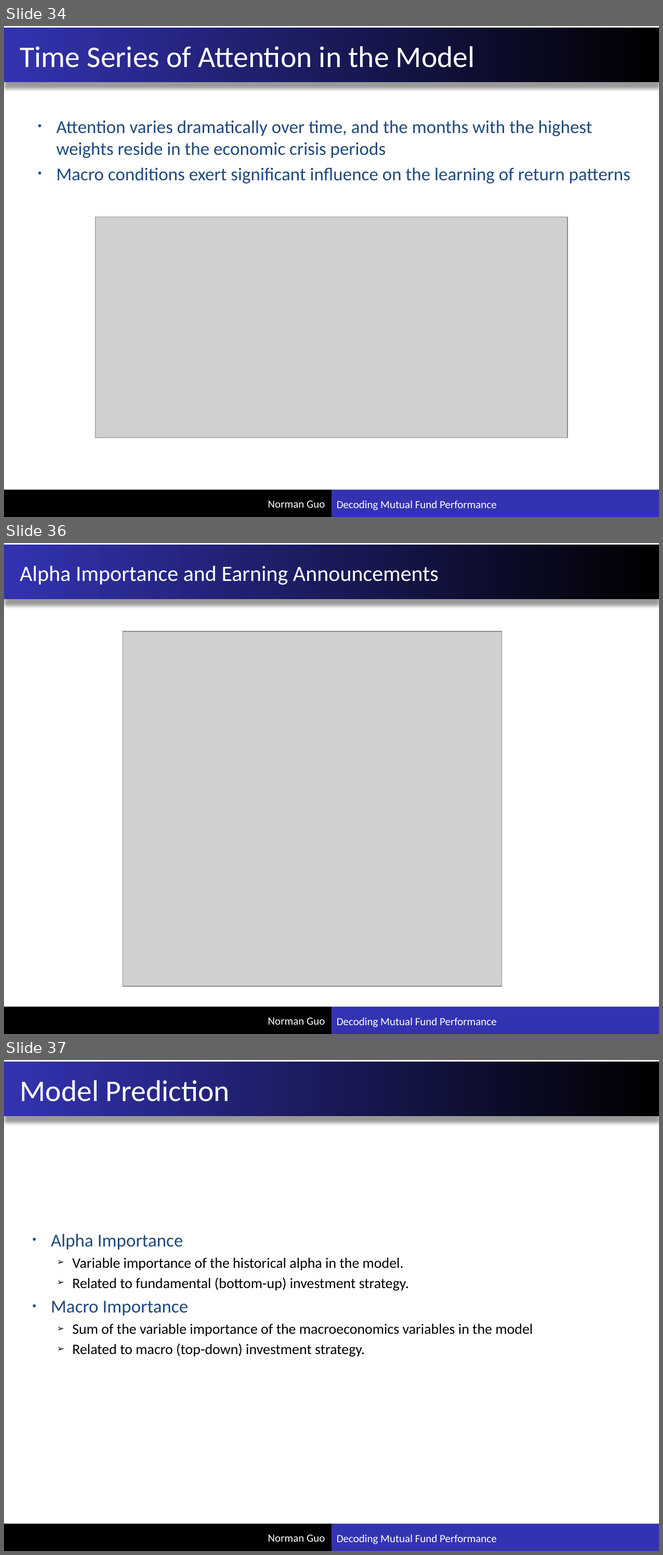
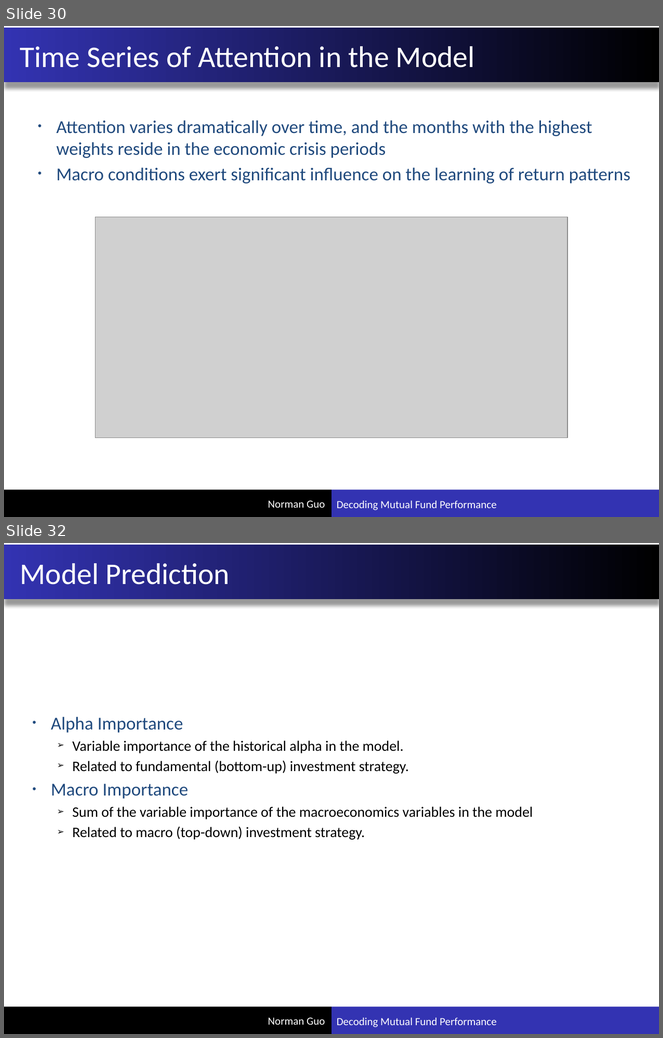
Before and after one commit to xuxiguo/ace_portfolio, a slide deck: pdf/Decoding Mutual Fund Performance.pptx. Shown one above the other, each under a label of ours: slides 34, 36 and 37 before the commit, slides 30 and 32 after it; the slides between them are not shown. The pictures are 663x1555 and 663x1038 pixels, drawn with LibreOffice and Linux fonts; fonts in the diff are those of the drawing; grey boxes stand for pictures. Boxes give left, top, right and bottom in pixels: in the first picture for what was removed or moved away, otherwise in the second. Text is boxed around its words. In the diff, an @@ line names an element or a change of style, - is before the commit and + after.

```diff
--- a/pdf/Decoding Mutual Fund Performance.pptx
+++ b/pdf/Decoding Mutual Fund Performance.pptx
@@ slide 36 removed at (4,543,659,1034), background #FFFFFF; not listed: 5 template elements that a slide beside it also shows @@
@@ title removed at (20,566,439,585) @@
-Alpha Importance and Earning Announcements
@@ picture removed at (123,631,502,987) @@
@@ what was slide 34 is now slide 30 @@
@@ what was slide 37 is now slide 32 @@
```
Also in this commit, not shown: 7 slides changed, 3 slides added, 5 other slides removed.
